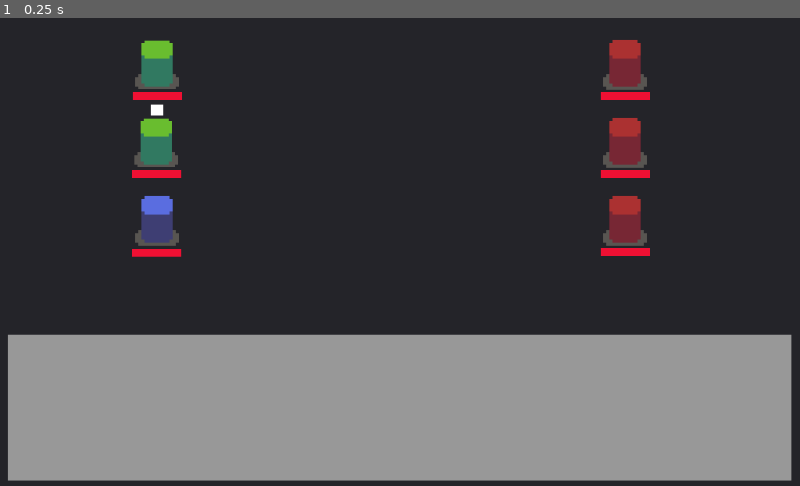
Above: before the commit, frame 1.
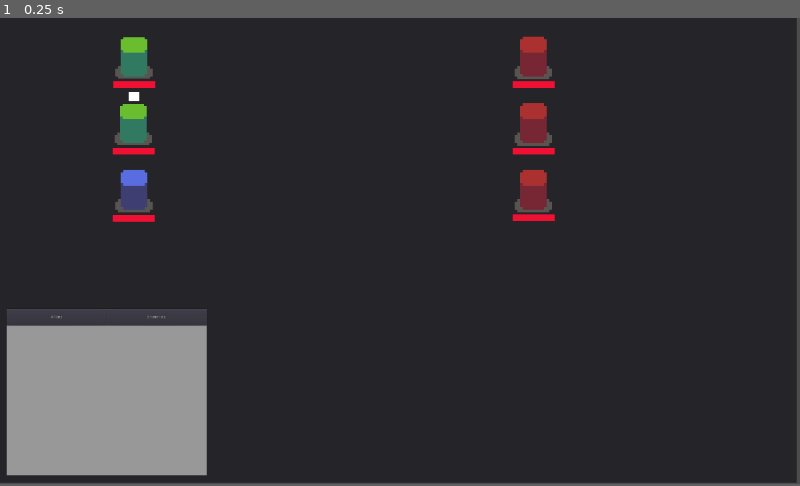
Above: after the commit, the same moment.

Repository: Threnkost/turn-based-combat
Game: Godot game, scene res://MainScene/Game.tscn
The game is run twice, just before and just after one commit, with the same random seed, the same clock (stepped at 60 frames per second) and the same inputs.
Inputs:
- Up to frame 1 (0.25 s): no input
In our replay, the window is 800x468 before the commit and 800x466 after it. These sizes can differ from the game's own. Grey fills any space a smaller window leaves; there, only what the larger window draws over its background counts as a difference.

The runs differ from the first frame. In frame 1, 31% of the frame differs, in the area x 0-100%, y 0-100%.
Error before the commit: Invalid operands 'String' and 'int' in operator '=='. (res://Combat/Characters/Character1.gd:26)
Error after the commit: Invalid operands 'String' and 'int' in operator '=='. (res://Combat/Characters/Character1.gd:35)

Commit message:
Add files via upload

Diff:
--- a/Combat/Battleground.gd
+++ b/Combat/Battleground.gd
@@ -57,10 +57,9 @@
 	$TurnQueue.initialize()
 
 func _on_TurnQueue_turn_changed(activeBattler):
-	var node = get_node("UI/Panel/Scroll/Targets")
-	for child in node.get_children():
-		child.queue_free()
-		#node.remove_child(child)
+	var node = get_node("UI/TargetPanel")
+	node.clearAll()
+
 	if not _areTheyStillAlive(enemies):
 		endBattle()
 		emit_signal("victory")
--- a/Combat/Battleground.tscn
+++ b/Combat/Battleground.tscn
@@ -2,17 +2,15 @@
 
 [ext_resource path="res://Combat/Battleground.gd" type="Script" id=1]
 [ext_resource path="res://Combat/TurnQueue/TurnQueue.gd" type="Script" id=2]
-
-[sub_resource type="StyleBoxFlat" id=1]
+[ext_resource path="res://Combat/UI/Targets.tscn" type="PackedScene" id=3]
 
 [node name="Battleground" type="Node2D"]
 script = ExtResource( 1 )
 
 [node name="Background" type="Panel" parent="."]
-margin_right = 1036.0
-margin_bottom = 604.0
+margin_right = 1195.0
+margin_bottom = 698.0
 __meta__ = {
-"_edit_lock_": true,
 "_edit_use_anchors_": false
 }
 
@@ -51,25 +49,9 @@
 
 [node name="UI" type="CanvasLayer" parent="."]
 
-[node name="Panel" type="Panel" parent="UI"]
-anchor_top = 0.676
-anchor_right = 1.0
-anchor_bottom = 1.0
-margin_left = 10.0
-margin_top = 0.233978
-margin_right = -11.0
-margin_bottom = -7.16602
-custom_styles/panel = SubResource( 1 )
-__meta__ = {
-"_edit_use_anchors_": false
-}
-
-[node name="Scroll" type="ScrollContainer" parent="UI/Panel"]
-margin_left = 9.0
-margin_top = 9.0
-margin_right = 337.0
-margin_bottom = 68.0
-rect_scale = Vector2( 3, 3 )
-
-[node name="Targets" type="HBoxContainer" parent="UI/Panel/Scroll"]
+[node name="TargetPanel" parent="UI" instance=ExtResource( 3 )]
+margin_left = 9.85056
+margin_top = 437.495
+margin_right = 9.85059
+margin_bottom = 437.495
 [connection signal="turn_changed" from="TurnQueue" to="." method="_on_TurnQueue_turn_changed"]
--- a/Combat/Battler/Ally.gd
+++ b/Combat/Battler/Ally.gd
@@ -16,37 +16,23 @@
 		if ally.isAlive:
 			aliveAllies.append(ally)
 
-	var node = turnQueue.battleground.get_node("UI/Panel/Scroll/Targets")
-	var PANEL = load("res://Combat/UI/TargetPanel.tscn")
+	var targetPanel = turnQueue.battleground.get_node("UI/TargetPanel")
+	var targetInfo  = load("res://Combat/UI/TargetInfo.tscn")
+	var targetInfoInstance = targetInfo.instance()
 
-	var selfInstance = PANEL.instance()
-	selfInstance.initialize(turnQueue, self, self)
-	var isThereAction := false
-	for action in actions.get_children():
-		if action.target == action.actionTarget.SELF:
-			selfInstance.addAction(action, [self])
-			isThereAction = true
-	if isThereAction:
-		node.call_deferred("add_child", selfInstance)
+#	for ally in aliveAllies:
+#		var parameters = [self, ally]
+#
+#		for action in actions.get_children():
+#			if action.target == action.actionTarget.TEAM:
+#				targetInfoInstance.addAction(action, parameters)
+#				targetPanel.addPanelToAllySide(targetInfoInstance)
 
-	for ally in aliveAllies:
-		var ableToAdd : bool = false
-		var instance = PANEL.instance()
-		instance.initialize(turnQueue, self, ally)
+	for enemy in aliveEnemies:
+		var parameters = [self, enemy]
+
 		for action in actions.get_children():
 			if action.target == action.actionTarget.ALLY:
-				instance.addAction(action, [self, ally])
-				ableToAdd = true
-		if ableToAdd:
-			node.call_deferred("add_child", instance)
-
-	for enemy in aliveEnemies:
-		var ableToAdd : bool = false
-		var instance = PANEL.instance()
-		instance.initialize(turnQueue, self, enemy)
-		for action in actions.get_children():
-			if action.target == action.actionTarget.ENEMY:
-				instance.addAction(action, [self, enemy])
-				ableToAdd = true
-		if ableToAdd:
-			node.call_deferred("add_child", instance)
+				targetInfoInstance = targetInfo.initialize(self, enemy)
+				targetInfoInstance.addAction(action, parameters)
+				targetPanel.addPanelToAllySide(targetInfoInstance)
--- /dev/null
+++ b/Combat/UI/TargetInfo.gd
@@ -0,0 +1,28 @@
+extends Panel
+
+const ACTION_BUTTON = preload("res://Combat/UI/ActionButton.tscn")
+
+onready var _actionsContainer = $ActionsScroll/Actions
+onready var _targetNameLabel  = $TargetName
+onready var _targetHealthBar  = $TargetHealthBar
+
+#onready var _battler : Ally
+#onready var _target : Enemy
+#onready var _actions : Array
+
+func initialize(battler : Battler, target : Battler) -> Object:
+#	_battler = battler
+#	_target  = target
+
+	_targetNameLabel.text = target.name
+
+	var healthPercent = int(target.healthPoint / target.maxHealthPoint * 100)
+	_targetHealthBar.value = healthPercent
+
+	return self
+
+func addAction(action : IAction, parameters := []) -> void:
+	var actionButton = ACTION_BUTTON.instance() #load("res://Combat/UI/ActionButton.tscn").instance()
+	actionButton.initialize(action, parameters)
+
+	_actionsContainer.add_child(actionButton)
--- /dev/null
+++ b/Combat/UI/TargetInfo.tscn
@@ -0,0 +1,71 @@
+[gd_scene load_steps=3 format=2]
+
+[ext_resource path="res://Combat/UI/TargetInfo.gd" type="Script" id=1]
+[ext_resource path="res://Assets/progress.png" type="Texture" id=2]
+
+[node name="TargetInfo" type="Panel"]
+anchor_right = 0.217
+anchor_bottom = 0.174
+margin_right = -0.400024
+margin_bottom = 0.199989
+script = ExtResource( 1 )
+__meta__ = {
+"_edit_lock_": true,
+"_edit_use_anchors_": false
+}
+
+[node name="ColorRect" type="ColorRect" parent="."]
+margin_right = 60.0
+margin_bottom = 57.0
+__meta__ = {
+"_edit_lock_": true
+}
+
+[node name="TargetName" type="Label" parent="."]
+anchor_left = 0.251
+anchor_top = 0.033
+anchor_right = 0.951
+anchor_bottom = 0.148
+margin_left = -0.0661545
+margin_top = 0.0453844
+margin_right = -0.0661621
+margin_bottom = 0.0153847
+text = "TargetName"
+__meta__ = {
+"_edit_lock_": true
+}
+
+[node name="TargetHealthBar" type="TextureProgress" parent="."]
+anchor_left = 0.252
+anchor_top = 0.353
+anchor_right = 0.814
+anchor_bottom = 0.459
+margin_left = 0.0412292
+margin_top = -0.0352325
+margin_right = -0.0787659
+margin_bottom = 0.0327682
+value = 50.0
+texture_under = ExtResource( 2 )
+texture_progress = ExtResource( 2 )
+tint_under = Color( 0.458824, 0.121569, 0.333333, 1 )
+tint_progress = Color( 0.952941, 0.0745098, 0.301961, 1 )
+nine_patch_stretch = true
+__meta__ = {
+"_edit_lock_": true,
+"_edit_use_anchors_": false
+}
+
+[node name="ActionsScroll" type="ScrollContainer" parent="."]
+anchor_top = 0.516
+anchor_right = 0.981
+anchor_bottom = 1.0
+margin_left = 5.0
+margin_top = 0.0479965
+margin_right = -0.0600128
+margin_bottom = -3.0
+__meta__ = {
+"_edit_lock_": true,
+"_edit_use_anchors_": false
+}
+
+[node name="Actions" type="HBoxContainer" parent="ActionsScroll"]
--- a/Combat/UI/TargetPanel.gd
+++ b/Combat/UI/TargetPanel.gd
@@ -2,12 +2,12 @@
 
 onready var _battler : Ally
 onready var _targetBattler : Battler
-onready var _turnQueue : TurnQueue
+#onready var _turnQueue : TurnQueue
 
 var _actions : Array = []
 
 func initialize(turnQueue : TurnQueue, newBattler : Ally, targetBattler : Battler) -> void:
-	_turnQueue = turnQueue
+#	_turnQueue = turnQueue
 
 	_battler = newBattler
 	_targetBattler = targetBattler
--- /dev/null
+++ b/Combat/UI/TargetPanel2.gd
@@ -0,0 +1,40 @@
+extends Control
+
+onready var _alliesButton : Button  = $Panel/Buttons/Allies
+onready var _enemiesButton : Button = $Panel/Buttons/Enemies
+
+onready var _enemySide = $Panel/TargetEnemy/Enemies
+onready var _allySide  = $Panel/TargetAlly/Allies
+
+func addPanelToEnemySide(targetInfo) -> void:
+	_enemySide.call_deferred("add_child", targetInfo)
+
+func addPanelToAllySide(targetInfo) -> void:
+	_allySide.call_deferred("add_child", targetInfo)
+
+func clearEnemySide() -> void:
+	for child in _enemySide.get_children():
+		child.queue_free()
+
+func clearAllySide() -> void:
+	for child in _allySide.get_children():
+		child.queue_free()
+
+func clearAll() -> void:
+	clearEnemySide()
+	clearAllySide()
+
+
+func _on_Allies_pressed():
+	_enemySide.visible = false
+	_allySide.visible  = true
+
+#	_alliesButton.toggle_mode = true
+#	_enemiesButton.toggle_mode = false
+
+func _on_Enemies_pressed():
+	_enemySide.visible = true
+	_allySide.visible  = false
+
+#	_alliesButton.toggle_mode = false
+#	_enemiesButton.toggle_mode = true
--- /dev/null
+++ b/Combat/UI/Targets.tscn
@@ -0,0 +1,85 @@
+[gd_scene load_steps=3 format=2]
+
+[ext_resource path="res://Combat/UI/TargetPanel2.gd" type="Script" id=1]
+
+[sub_resource type="StyleBoxFlat" id=1]
+
+[node name="TargetPanel" type="Control"]
+anchor_right = 1.0
+anchor_bottom = 1.0
+script = ExtResource( 1 )
+__meta__ = {
+"_edit_use_anchors_": false
+}
+
+[node name="Panel" type="Panel" parent="."]
+anchor_right = 0.25
+anchor_bottom = 0.357
+margin_right = 300.0
+margin_bottom = 250.1
+rect_scale = Vector2( 0.5, 0.5 )
+custom_styles/panel = SubResource( 1 )
+__meta__ = {
+"_edit_use_anchors_": false
+}
+
+[node name="Buttons" type="HBoxContainer" parent="Panel"]
+anchor_right = 1.0
+anchor_bottom = 0.1
+margin_right = -560.0
+margin_bottom = -10.0
+custom_constants/separation = 0
+__meta__ = {
+"_edit_use_anchors_": false
+}
+
+[node name="Allies" type="Button" parent="Panel/Buttons"]
+margin_right = 300.0
+margin_bottom = 50.0
+rect_min_size = Vector2( 300, 50 )
+focus_mode = 0
+enabled_focus_mode = 0
+text = "Allies"
+
+[node name="Enemies" type="Button" parent="Panel/Buttons"]
+margin_left = 300.0
+margin_right = 600.0
+margin_bottom = 50.0
+rect_min_size = Vector2( 300, 50 )
+focus_mode = 0
+enabled_focus_mode = 0
+text = "Enemies"
+
+[node name="TargetEnemy" type="ScrollContainer" parent="Panel"]
+anchor_left = 0.028
+anchor_top = 0.124
+anchor_right = 0.957
+anchor_bottom = 0.946
+margin_left = 0.199999
+margin_top = -3.8147e-06
+margin_right = -0.200012
+margin_bottom = -3.05176e-05
+rect_min_size = Vector2( 10, 10 )
+__meta__ = {
+"_edit_use_anchors_": false
+}
+
+[node name="Enemies" type="VBoxContainer" parent="Panel/TargetEnemy"]
+
+[node name="TargetAlly" type="ScrollContainer" parent="Panel"]
+anchor_left = 0.028
+anchor_top = 0.124
+anchor_right = 0.957
+anchor_bottom = 0.946
+margin_left = 0.199999
+margin_top = -3.8147e-06
+margin_right = -0.200012
+margin_bottom = -3.05176e-05
+rect_min_size = Vector2( 10, 10 )
+__meta__ = {
+"_edit_use_anchors_": false
+}
+
+[node name="Allies" type="VBoxContainer" parent="Panel/TargetAlly"]
+[connection signal="pressed" from="Panel/Buttons/Allies" to="." method="_on_Allies_pressed"]
+[connection signal="pressed" from="Panel/Buttons/Enemies" to="." method="_on_Enemies_pressed"]
--- /dev/null
+++ b/Test/Node2D.gd
@@ -0,0 +1,10 @@
+extends Node2D
+
+const TEST_RESOURCE = preload("res://Test/Test.tres")
+
+export (Resource) var resource
+
+func _ready():
+	resource.prt()
+	resource.amount = 31
+	resource.prt()
--- /dev/null
+++ b/Test/Node2D.tscn
@@ -0,0 +1,8 @@
+[gd_scene load_steps=3 format=2]
+
+[ext_resource path="res://Test/Node2D.gd" type="Script" id=1]
+[ext_resource path="res://Test/Test.tres" type="Resource" id=2]
+
+[node name="Node2D" type="Node2D"]
+script = ExtResource( 1 )
+resource = ExtResource( 2 )
--- /dev/null
+++ b/Test/Test.tres
@@ -0,0 +1,7 @@
+[gd_resource type="Resource" load_steps=2 format=2]
+
+[ext_resource path="res://Test/TestResource.gd" type="Script" id=1]
+
+[resource]
+script = ExtResource( 1 )
+amount = 48
--- /dev/null
+++ b/Test/TestResource.gd
@@ -0,0 +1,8 @@
+extends Resource
+
+class_name TestResource
+
+export (int) var amount = 0
+
+func prt():
+	print(amount)
--- a/project.godot
+++ b/project.godot
@@ -89,6 +89,11 @@
 "language": "GDScript",
 "path": "res://Stats/Stat.gd"
 }, {
+"base": "Resource",
+"class": "TestResource",
+"language": "GDScript",
+"path": "res://Test/TestResource.gd"
+}, {
 "base": "YSort",
 "class": "TurnQueue",
 "language": "GDScript",
@@ -111,6 +116,7 @@
 "RangedAttack": "",
 "SlashSkill": "",
 "Stat": "",
+"TestResource": "",
 "TurnQueue": ""
 }
 
@@ -122,6 +128,8 @@
 
 [display]
 
+window/size/width=1200
+window/size/height=700
 window/size/resizable=false
 window/dpi/allow_hidpi=true
 
